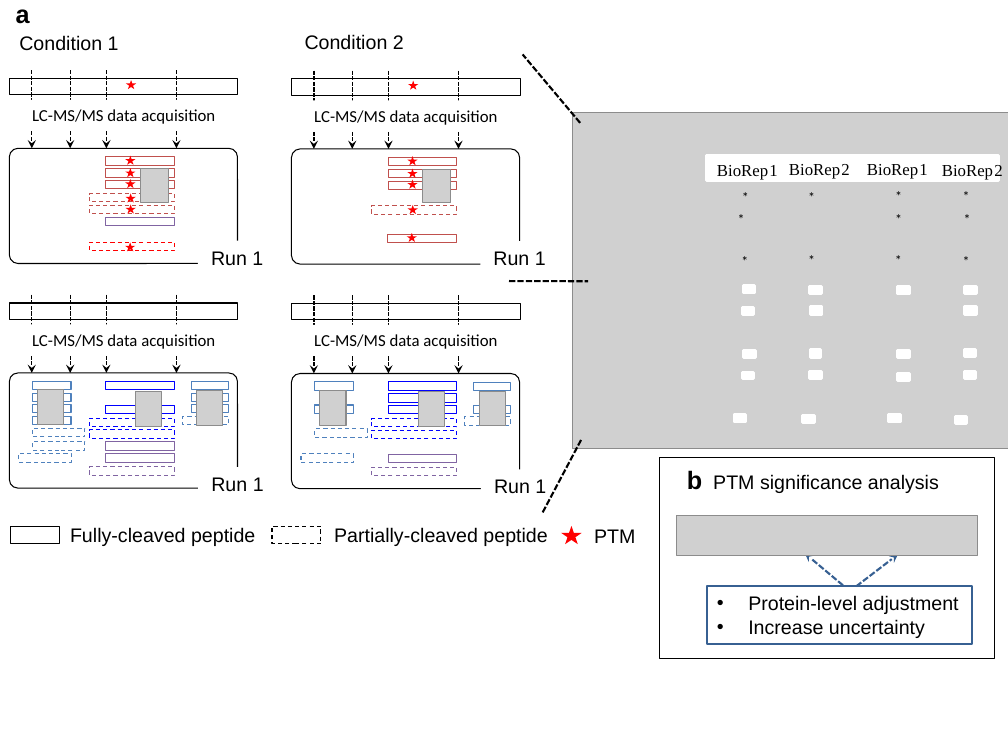
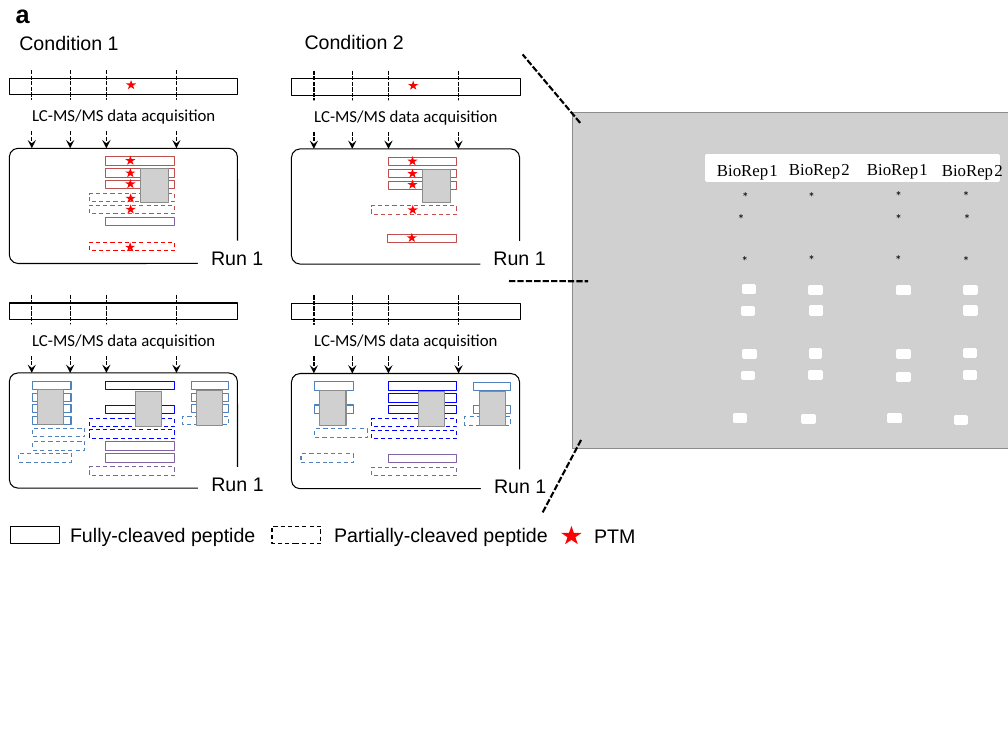
Before and after one commit to Vitek-Lab/MSstatsPTM-manuscript, a slide deck: slide 4 of main/ptm_fig.pptx. Drawn at 1008x756 pixels with LibreOffice and Linux fonts; fonts in the diff are those of the drawing; grey boxes stand for pictures; background and template pictures are left out. Boxes give left, top, right and bottom in pixels: in the first picture for what was removed or moved away, otherwise in the second. Text is boxed around its words. In the diff, an @@ line names an element or a change of style, - is before the commit and + after.

```diff
--- a/main/ptm_fig.pptx
+++ b/main/ptm_fig.pptx
@@ rectangle removed at <box>659,458,995,659</box> @@
@@ text removed at <box>687,470,939,493</box> @@
-b PTM significance analysis
@@ picture removed at <box>677,515,978,555</box> @@
@@ arrow removed from (843, 586) to (805, 553) @@
@@ arrow removed from (857, 587) to (898, 554) @@
@@ rectangle removed at <box>707,587,972,644</box> @@
-• Protein-level adjustment
-• Increase uncertainty
```
Also in this commit, not shown: 13 other files.
